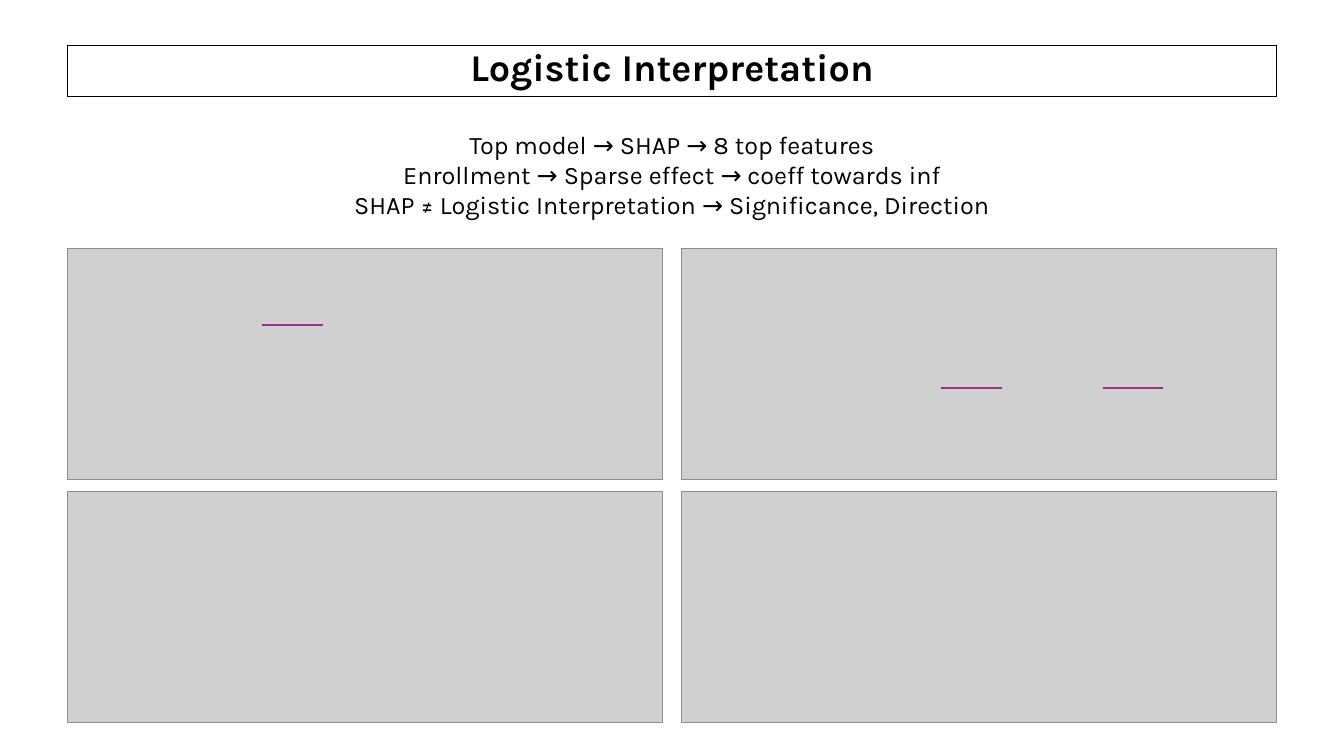
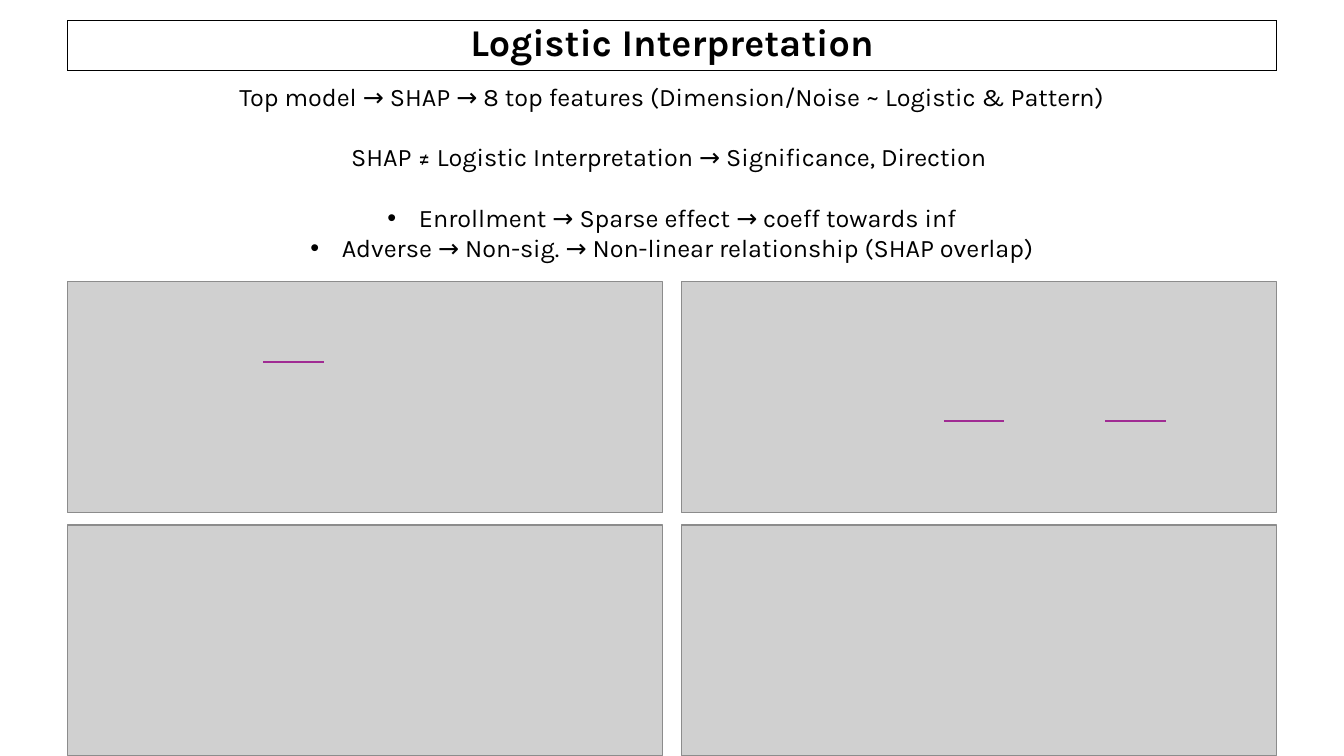
Before and after one commit to AndreouEugenia/Thesis, a slide deck: slide 24 of Thesis_Presentation.pptx (slide 22 before the commit). Drawn at 1344x756 pixels with LibreOffice and Linux fonts; fonts in the diff are those of the drawing; grey boxes stand for pictures; background and template pictures are left out. Boxes give left, top, right and bottom in pixels: in the first picture for what was removed or moved away, otherwise in the second. Text is boxed around its words. In the diff, an @@ line names an element or a change of style, - is before the commit and + after.

```diff
--- a/Thesis_Presentation.pptx
+++ b/Thesis_Presentation.pptx
@@ rectangle "Logistic Interpretation": place and size @@
-rectangle "Logistic Interpretation" at <box>68,45,1277,96</box>
+rectangle "Logistic Interpretation" at <box>68,20,1277,71</box>
@@ text "Top model → SHAP → ...": place and size @@
-text "Top model → SHAP → ..." at <box>354,136,989,221</box>
+text "Top model → SHAP → ..." at <box>239,87,1104,264</box>
@@ text at <box>239,87,1104,173</box>: text changed @@
-Top model → SHAP → 8 top features
+Top model → SHAP → 8 top features (Dimension/Noise ~ Logistic & Pattern)
+SHAP ≠ Logistic Interpretation → Significance, Direction
@@ text at <box>419,209,956,233</box>: bullet none to • @@
@@ text at <box>342,239,1033,264</box>: text changed @@
-SHAP ≠ Logistic Interpretation → Significance, Direction
+• Adverse → Non-sig. → Non-linear relationship (SHAP overlap)
@@ 4 pictures, 1 line: place and size @@
-4 pictures, 1 line at <box>68,248,1277,722</box>
+4 pictures, 1 line at <box>68,282,1277,756</box>
@@ line moved from (942, 388) - (1002, 388) to (945, 421) - (1005, 421) @@
@@ line moved from (1103, 388) - (1164, 388) to (1106, 421) - (1167, 421) @@
```
Also in this commit, not shown: 9 other slides changed, 4 slides added, 1 slide removed, 1 other file.
